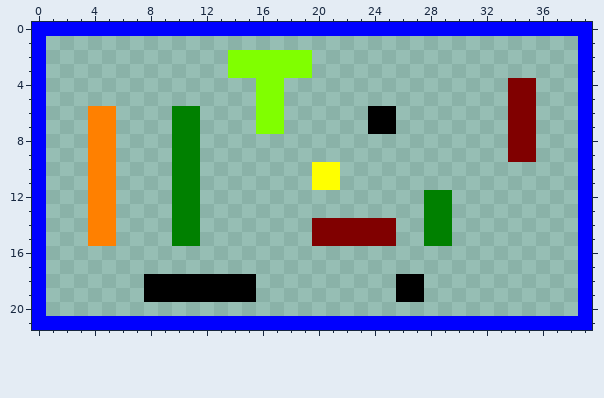
Two versions of one pixel-art sprite, public/assets/textures/test_fluid_hydraulics.png. The first picture shows the starting point.
The file is 320x176 pixels, drawn in blocks of 8x8; one block is one cell here.
The same view after the edit:
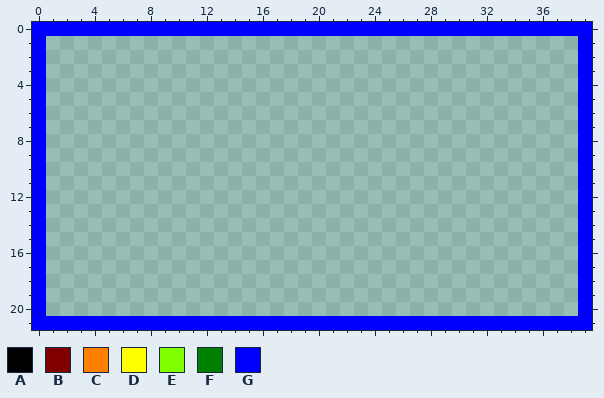
Palette (. is transparent): A #000000  B #800000  C #ff8000  D #ffff00  E #80ff00  F #008000  G #0000ff
What changed:
y 2..3: x 14..19 EEEEEE -> ......
y 4..5: x 16..17 EE -> ..; x 34..35 BB -> ..
y 6..7: x 4..5 CC -> ..; x 10..11 FF -> ..; x 16..17 EE -> ..; x 24..25 AA -> ..; x 34..35 BB -> ..
y 8..9: x 4..5 CC -> ..; x 10..11 FF -> ..; x 34..35 BB -> ..
y 10..11: x 4..5 CC -> ..; x 10..11 FF -> ..; x 20..21 DD -> ..
y 12..13: x 4..5 CC -> ..; x 10..11 FF -> ..; x 28..29 FF -> ..
y 14..15: x 4..5 CC -> ..; x 10..11 FF -> ..; x 20..25 BBBBBB -> ......; x 28..29 FF -> ..
y 18..19: x 8..15 AAAAAAAA -> ........; x 26..27 AA -> ..
Where, in picture pixels (left, top, right, bottom), the same in both pictures:
erased: (88, 50, 452, 302)
erased: (508, 78, 536, 162)
